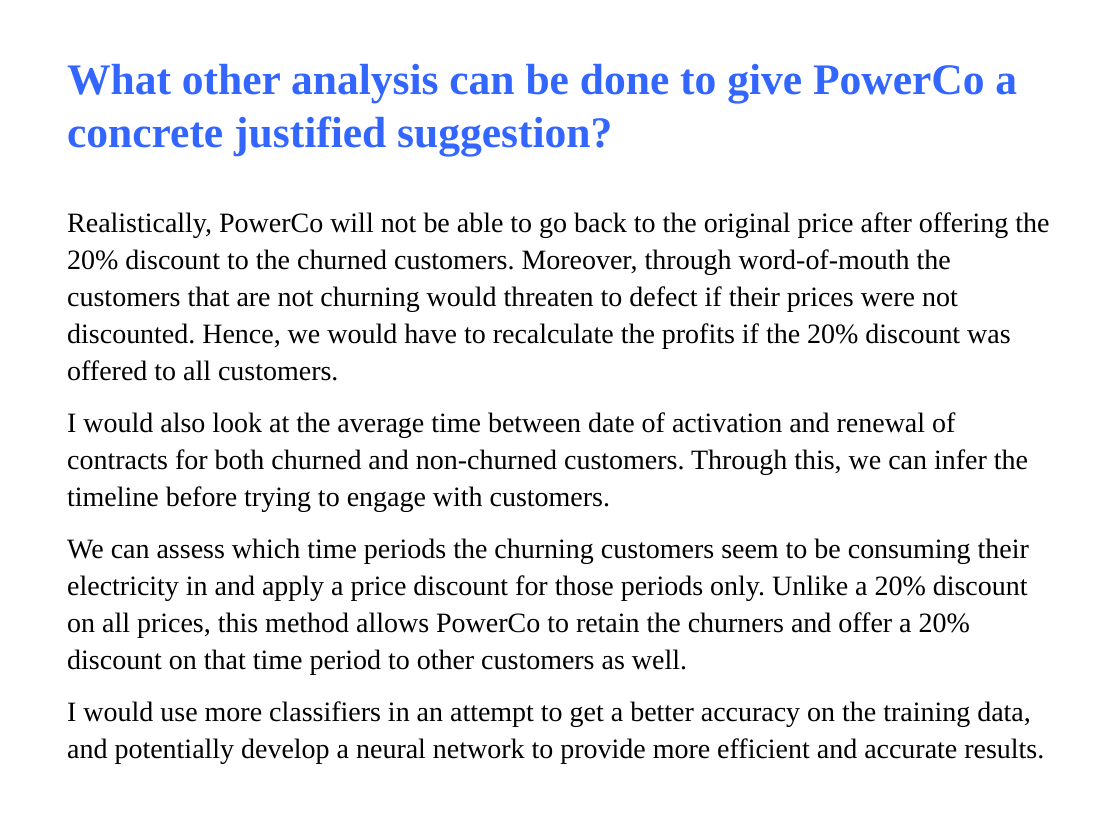
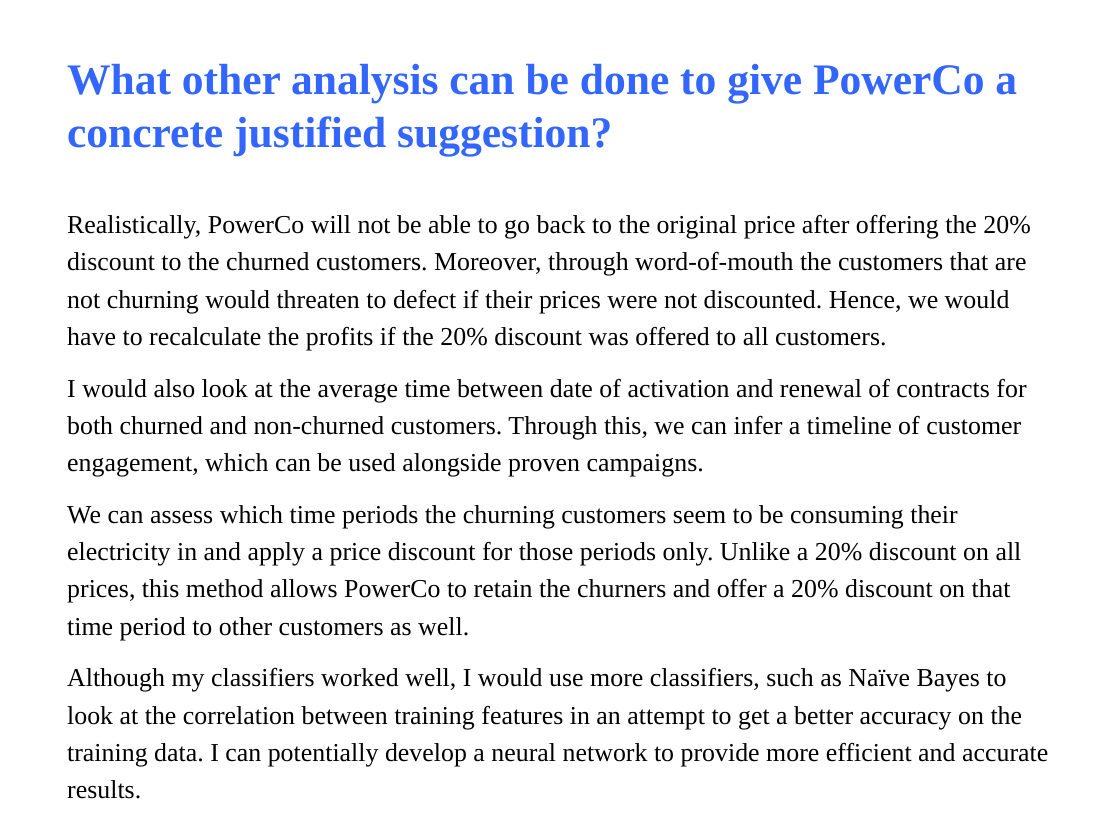
Before and after one commit to sgoenka/bcggamma, a slide deck: slide 9 of bcggamma_ppt.pptx. Drawn at 1120x840 pixels with LibreOffice and Linux fonts; fonts in the diff are those of the drawing. Boxes give left, top, right and bottom in pixels: in the first picture for what was removed or moved away, otherwise in the second. Text is boxed around its words. In the diff, an @@ line names an element or a change of style, - is before the commit and + after.

```diff
--- a/bcggamma_ppt.pptx
+++ b/bcggamma_ppt.pptx
@@ text at [67,214,1030,641]: size 18 to 16.6 pt in "Realistically, PowerCo will not be able to ...", "We can assess which time periods the ..."; line spacing 1.1 to 1.2 @@
@@ text at [67,379,1026,477]: text changed; size 18 to 16.6 pt @@
-I would also look at the average time between date of activation and renewal of contracts for both churned and non-churned customers. Through this, we can infer the timeline before trying to engage with customers.
+I would also look at the average time between date of activation and renewal of contracts for both churned and non-churned customers. Through this, we can infer a timeline of customer engagement, which can be used alongside proven campaigns.
@@ text at [67,667,1048,799]: text changed; size 18 to 16.6 pt @@
-I would use more classifiers in an attempt to get a better accuracy on the training data, and potentially develop a neural network to provide more efficient and accurate results.
+Although my classifiers worked well, I would use more classifiers, such as Naïve Bayes to look at the correlation between training features in an attempt to get a better accuracy on the training data. I can potentially develop a neural network to provide more efficient and accurate results.
```
Also in this commit, not shown: 5 other slides changed, 3 other files.
